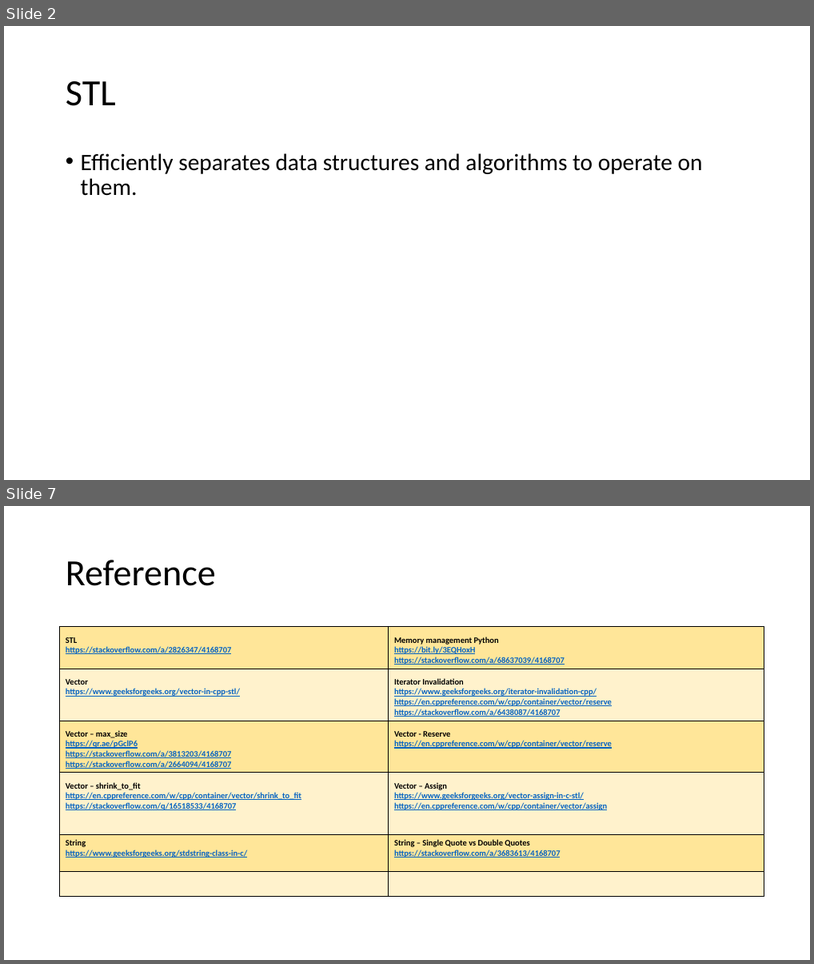
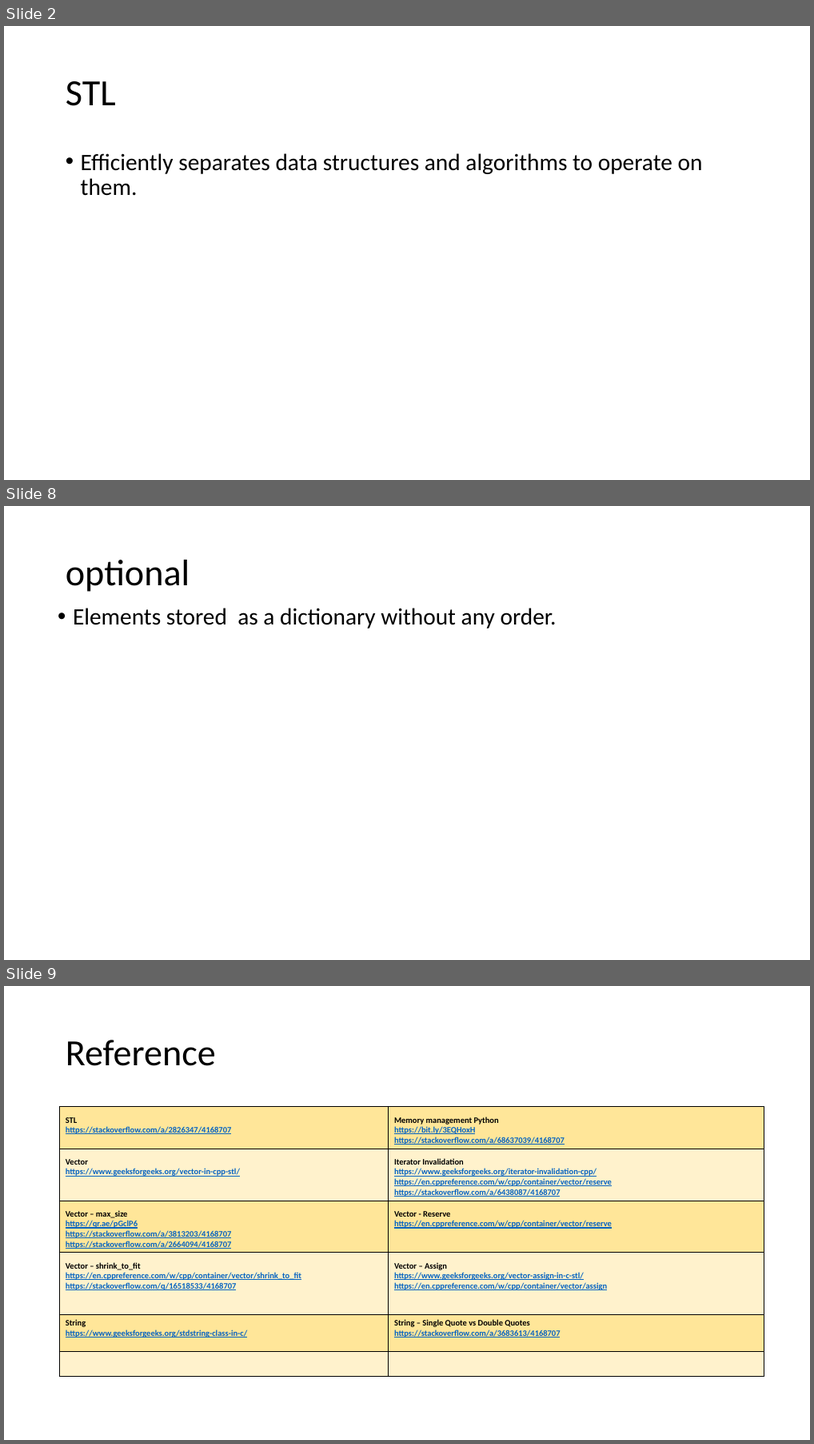
Before and after one commit to muksiddheswar/Tiny-CPP-Examples, a slide deck: CPP-Examples/STL/STL_Presentation.pptx. Shown one above the other, each under a label of ours: slides 2 and 7 before the commit, slides 2, 8 and 9 after it; the slides between them are not shown. The pictures are 814x964 and 814x1444 pixels, drawn with LibreOffice and Linux fonts; fonts in the diff are those of the drawing. Boxes give left, top, right and bottom in pixels: in the first picture for what was removed or moved away, otherwise in the second. Text is boxed around its words. In the diff, an @@ line names an element or a change of style, - is before the commit and + after.

Commit message:
Add optional example

```diff
--- a/CPP-Examples/STL/STL_Presentation.pptx
+++ b/CPP-Examples/STL/STL_Presentation.pptx
@@ slide 8 added at [4, 506, 810, 960], background #FFFFFF @@
@@ title added at [66, 560, 190, 592], 44 pt, text #000000 @@
+optional
@@ text added at [73, 608, 557, 628], 28 pt, text #000000 @@
+• Elements stored as a dictionary without any order.
@@ what was slide 7 is now slide 9 @@
```
Also in this commit, not shown: 4 slides changed, 1 other slide added, 3 other files.
